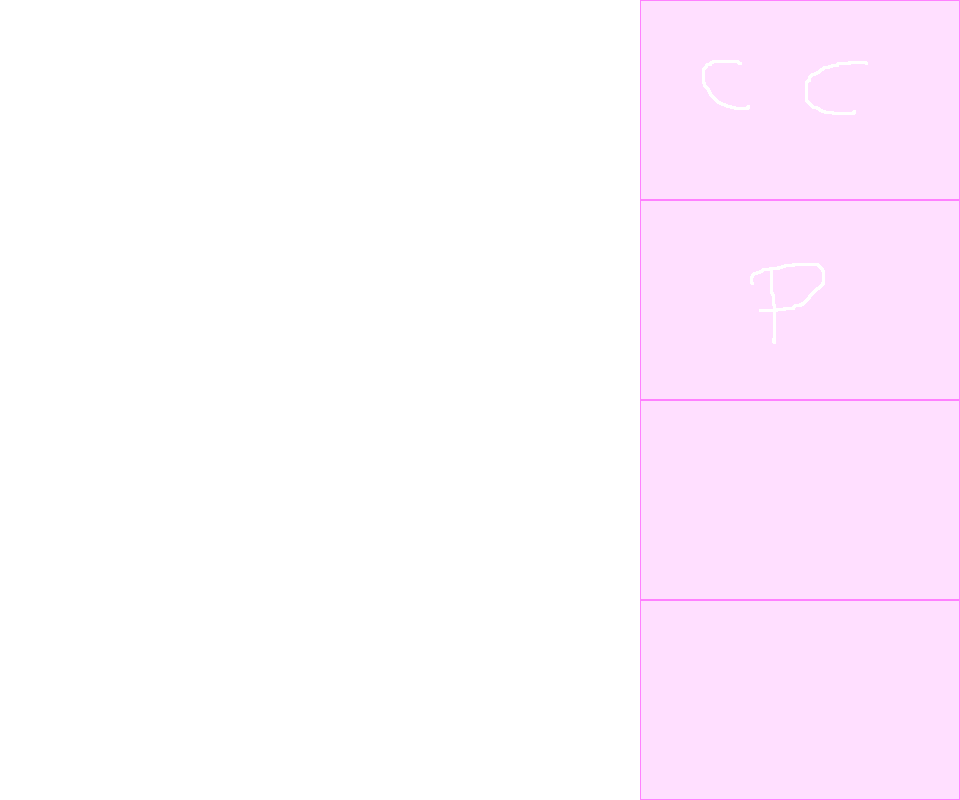
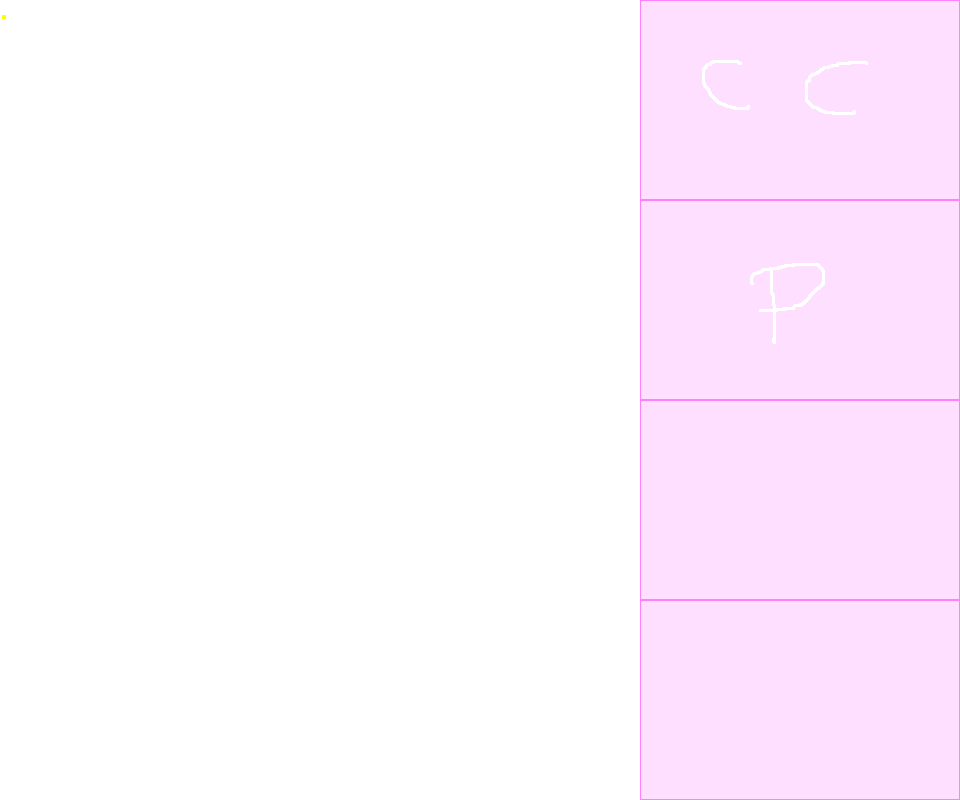
Comparing the layer stacks of the two w=960, h=800 images. Changes:
painted on "sprites" over [left=2, top=15, right=6, bottom=19]
